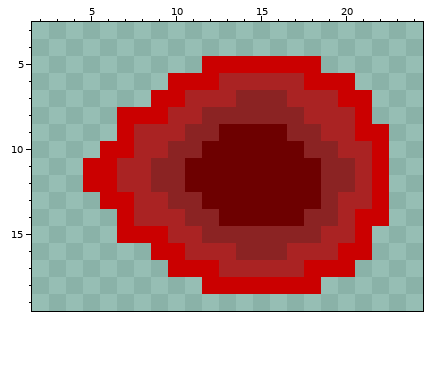
Pixel-art sprite, stored at assets/textures/projectile.png. Above, as it was before the edit.
The file is 32x32 pixels. Shown: x 2..24, y 3..19.
New version:
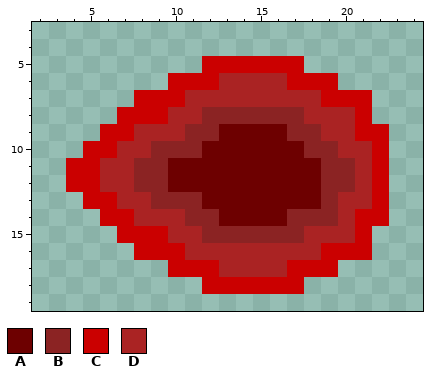
Palette (. is transparent): A #6d0000  B #8b2323  C #cb0000  D #aa2323
Changes in this commit:
y 5: x 18 C -> .
y 6: x 17 D -> C; x 20 C -> .
y 7: x 8 . -> C; x 14..16 BBB -> DDD; x 19 D -> C
y 9: x 6 . -> C
y 10: x 5 . -> C; x 7 C -> D; x 9 D -> B
y 11..12: x 4 . -> C; x 6 C -> D; x 8 D -> B; x 10 B -> A
y 13: x 5 . -> C; x 7 C -> D; x 9 D -> B
y 14: x 6 . -> C; x 17 A -> B
y 15: x 18 B -> D
y 16: x 8 . -> C; x 14..16 BBB -> DDD; x 19 D -> C
y 17: x 17 D -> C; x 20 C -> .
y 18: x 18 C -> .
Pixel boxes of the changes (left, top, right, bottom) in both pictures:
changed: (236, 56, 355, 107)
changed: (66, 90, 185, 260)
changed: (236, 209, 355, 294)
